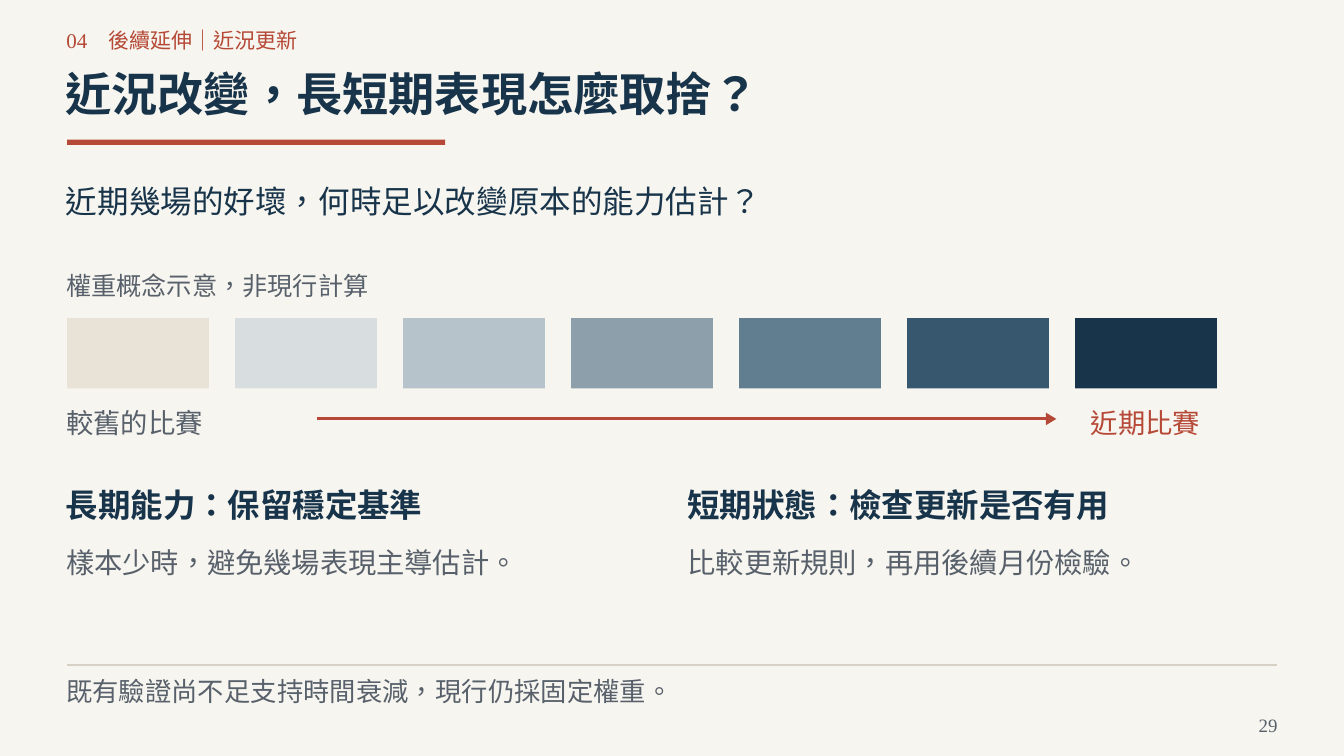
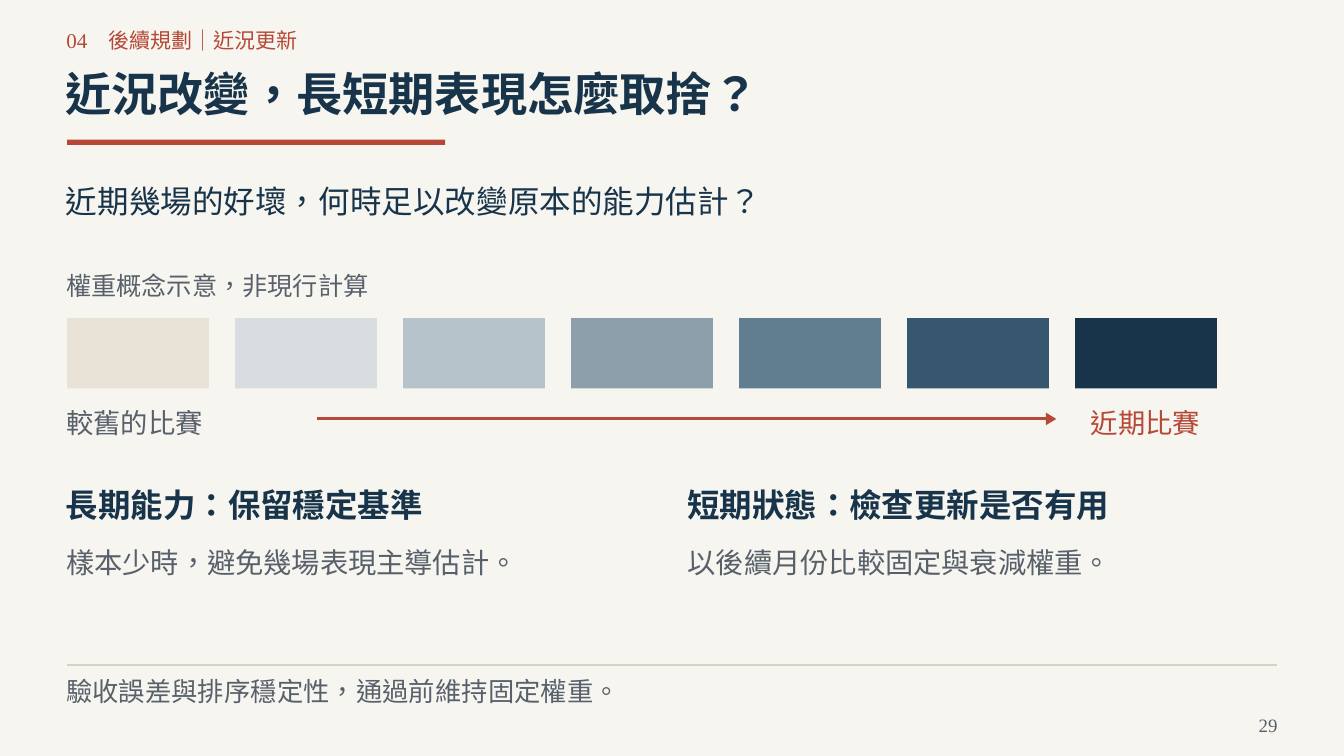
Before and after one commit to Da-Xiong-Chen/baseball_project, a slide deck: slide 29 of presentations/competition-2026/submission-20261023/一球兩面_參賽提案_32頁_20261023.pptx. Drawn at 1344x756 pixels with LibreOffice and Linux fonts; fonts in the diff are those of the drawing. Boxes give left, top, right and bottom in pixels: in the first picture for what was removed or moved away, otherwise in the second. Text is boxed around its words. In the diff, an @@ line names an element or a change of style, - is before the commit and + after.

```diff
--- a/presentations/competition-2026/submission-20261023/一球兩面_參賽提案_32頁_20261023.pptx
+++ b/presentations/competition-2026/submission-20261023/一球兩面_參賽提案_32頁_20261023.pptx
@@ text at box(66, 29, 297, 51): text changed @@
-04 後續延伸｜近況更新
+04 後續規劃｜近況更新
@@ text at box(688, 549, 1111, 576): text changed @@
-比較更新規則，再用後續月份檢驗。
+以後續月份比較固定與衰減權重。
@@ text at box(66, 679, 620, 703): text changed @@
-既有驗證尚不足支持時間衰減，現行仍採固定權重。
+驗收誤差與排序穩定性，通過前維持固定權重。
```
Also in this commit, not shown: 15 other slides changed, 10 slides added, 10 slides removed, 4 other files.
